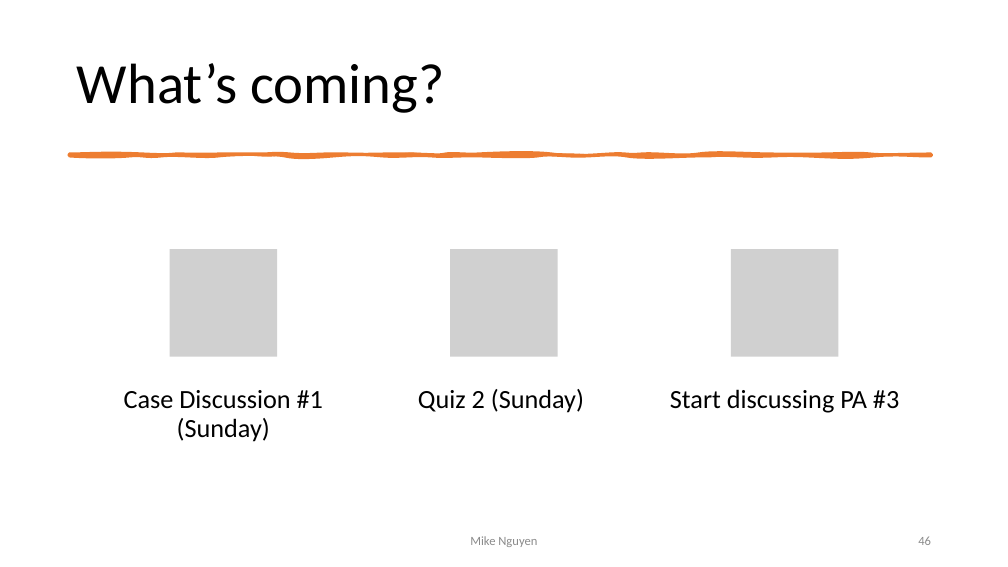
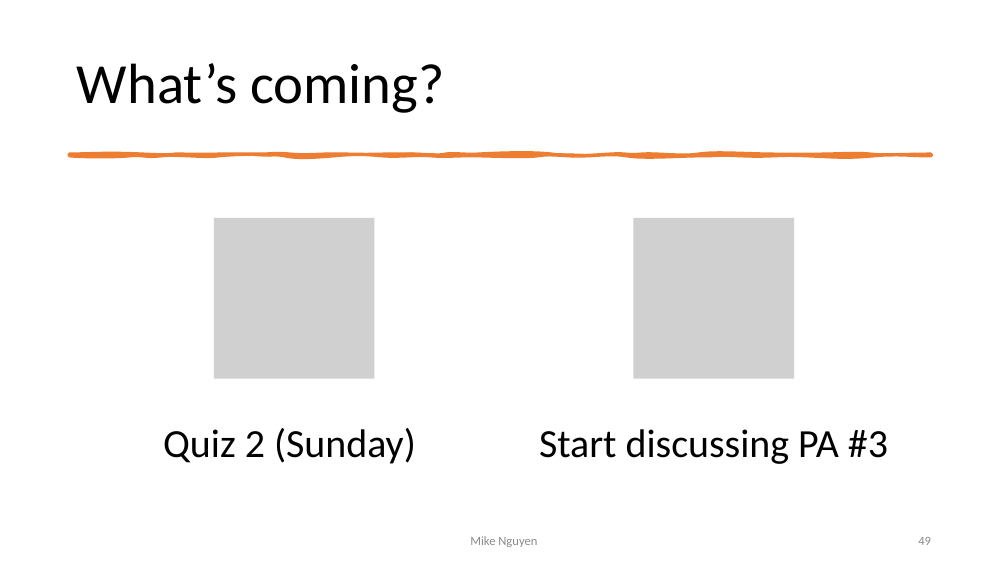
Before and after one commit to mikenguyen13/mar4050_S23_2, a slide deck: slide 49 of lectures/3/1_Research Design.pptx (slide 46 before the commit). Drawn at 1008x567 pixels with LibreOffice and Linux fonts; fonts in the diff are those of the drawing; grey boxes stand for pictures. Boxes give left, top, right and bottom in pixels: in the first picture for what was removed or moved away, otherwise in the second. Text is boxed around its words. In the diff, an @@ line names an element or a change of style, - is before the commit and + after.

```diff
--- a/lectures/3/1_Research Design.pptx
+++ b/lectures/3/1_Research Design.pptx
@@ picture added at <box>214,218,375,379</box> @@
@@ picture: place and size @@
-picture at <box>451,250,558,357</box>
+picture at <box>634,218,795,379</box>
@@ picture removed at <box>169,250,277,357</box> @@
@@ picture removed at <box>731,250,839,357</box> @@
@@ text "Quiz 2 (Sunday)" at <box>163,428,416,464</box>: size 25 to 38 pt; line spacing 0.9 to 1; more space between paragraphs @@
@@ text "Quiz 2 (Sunday)": place and size @@
-text "Quiz 2 (Sunday)" at <box>418,389,584,413</box>
+text "Quiz 2 (Sunday)" at <box>163,428,416,464</box>
@@ text removed at <box>124,390,323,442</box> @@
-Case Discussion #1 (Sunday)
@@ text "Start discussing PA #3": place and size @@
-text "Start discussing PA #3" at <box>670,389,899,413</box>
+text "Start discussing PA #3" at <box>539,429,888,464</box>
@@ text "Start discussing PA #3" at <box>539,429,888,464</box>: size 25 to 38 pt; line spacing 0.9 to 1; more space between paragraphs @@
@@ page number at <box>918,537,931,545</box>: text changed @@
-46
+49
```
Also in this commit, not shown: 8 other slides changed, 4 slides added, 1 slide removed.
